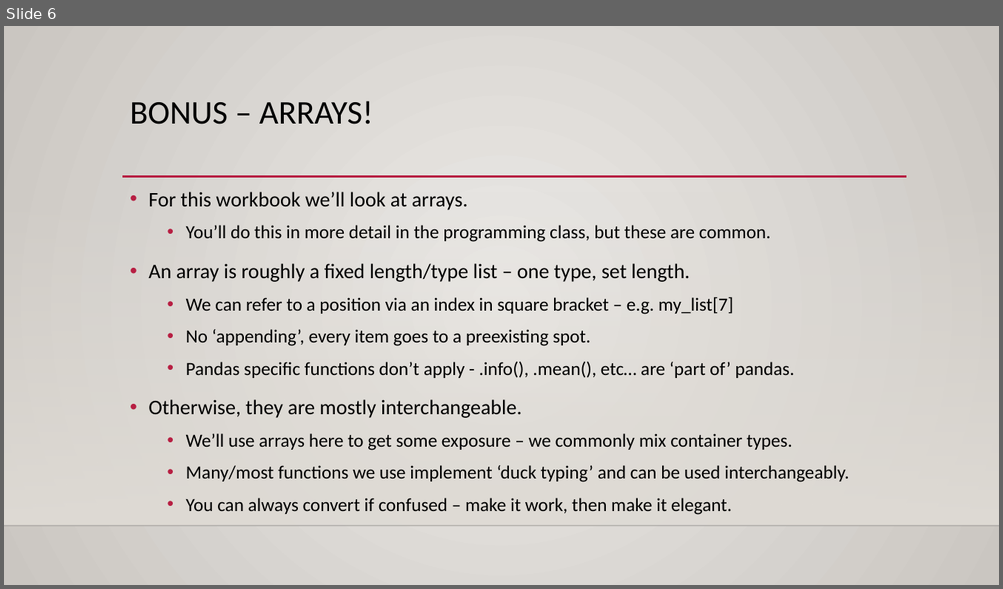
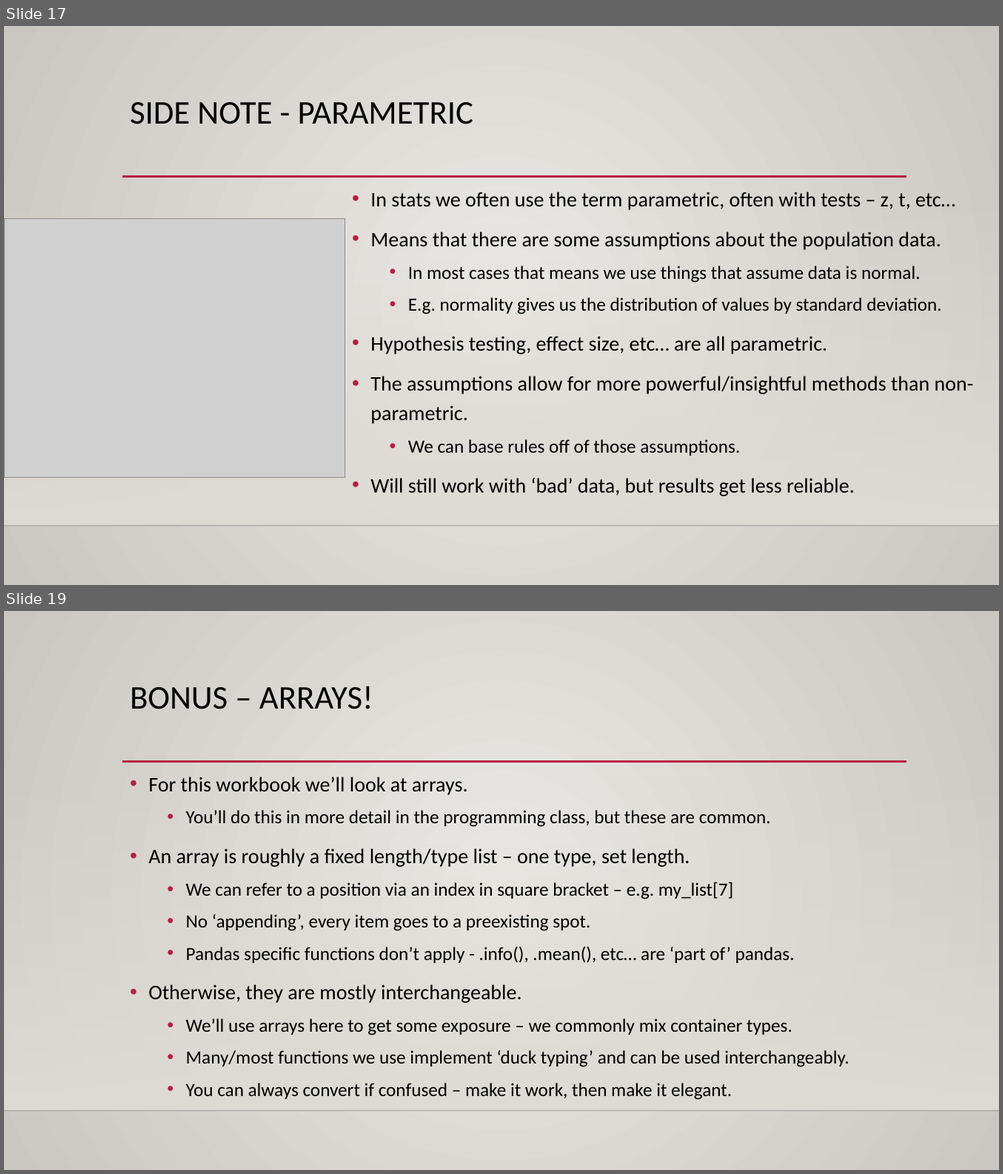
Before and after one commit to SedemSetor/Basic_Stats_in_Python_Student_Repository, a slide deck: reference_material/slides/004_Cumulative_Distributions.pptx. Shown one above the other, each under a label of ours: slide 6 before the commit, slides 17 and 19 after it; the slides between them are not shown. The pictures are 1003x589 and 1003x1174 pixels, drawn with LibreOffice and Linux fonts; fonts in the diff are those of the drawing; grey boxes stand for pictures; background and template pictures are left out. Boxes give left, top, right and bottom in pixels: in the first picture for what was removed or moved away, otherwise in the second. Text is boxed around its words. In the diff, an @@ line names an element or a change of style, - is before the commit and + after.

```diff
--- a/reference_material/slides/004_Cumulative_Distributions.pptx
+++ b/reference_material/slides/004_Cumulative_Distributions.pptx
@@ slide 17 added at [4,26,999,585], background gradient #ECEAE7 to #CAC7C1; not listed: 3 template elements that a slide beside it also shows @@
@@ title added at [130,102,473,124], 32 pt, text #000000 @@
+SIDE NOTE - PARAMETRIC
@@ text added at [370,192,973,497], 20 pt, text #000000 @@
+• In stats we often use the term parametric, often with tests – z, t, etc…
+• Means that there are some assumptions about the population data.
+  • In most cases that means we use things that assume data is normal.
+  • E.g. normality gives us the distribution of values by standard deviation.
+• Hypothesis testing, effect size, etc… are all parametric.
+• The assumptions allow for more powerful/insightful methods than non-parametric.
+  • We can base rules off of those assumptions.
+• Will still work with ‘bad’ data, but results get less reliable.
@@ picture added at [4,219,345,478] @@
@@ what was slide 6 is now slide 19 @@
```
Also in this commit, not shown: 3 slides changed, 12 other slides added, 3 other files.
